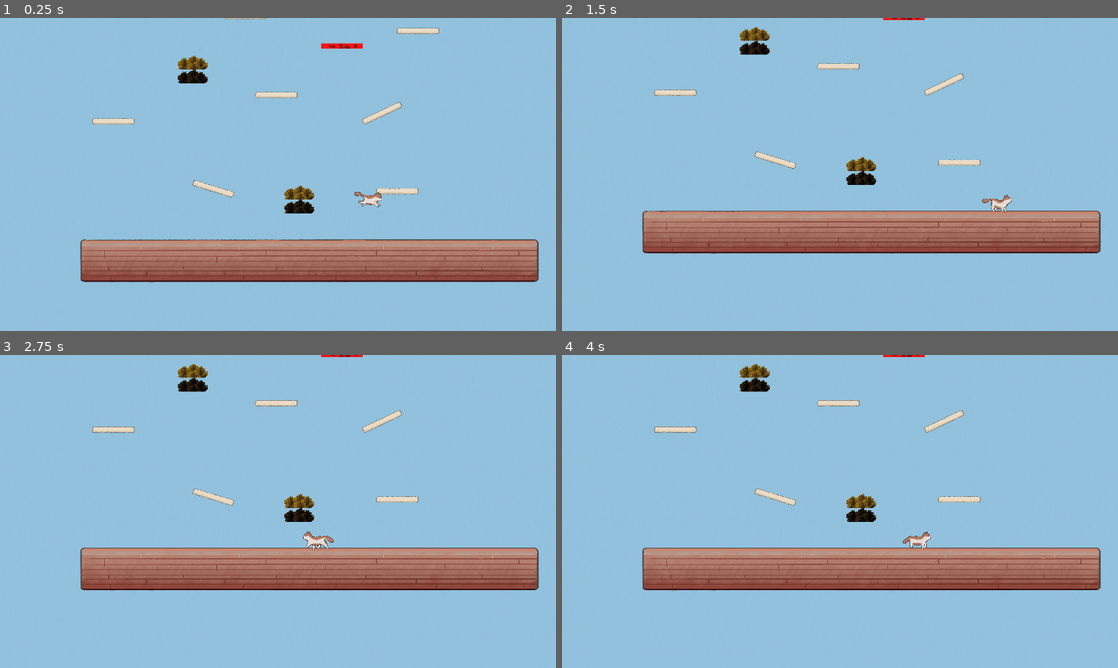
Above: before the commit, frames 1-4 (two rows, left to right).
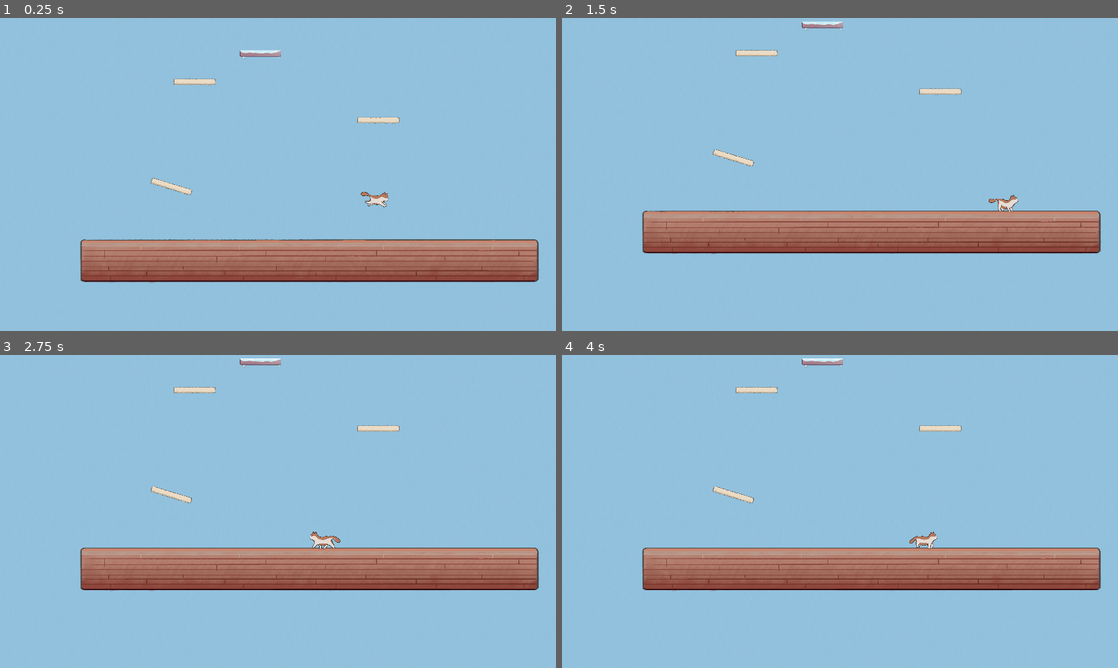
Above: after the commit, the same moments.

Repository: speedacm/Game-Dev-Catformer
Game: Godot game, scene res://Scenes/main.tscn
Two runs of this game, one before a commit and one after it. Both use one fixed random seed, a clock stepped at 60 frames per second and the inputs below.
Inputs (mouse positions are in pixels of both pictures, inside the frame that each line leads up to):
- Up to frame 1 (0.25 s): no input
- Up to frame 2 (1.5 s): move the mouse to (962, 158) at 0.52 s; hold Right (ui_right) 0.53-1.25 s; tap C (c) at 0.6 s; click (962, 158) at 0.67 s; drag from (728, 190) to (862, 171) at 1.27 s
- Up to frame 3 (2.75 s): move the mouse to (333, 442) at 2.02 s; hold Left (ui_left) from 2.03 s (still down); tap C (c) at 2.1 s
- Up to frame 4 (4 s): release Left (ui_left) at 2.75 s; drag from (812, 574) to (756, 376) at 2.77 s; move the mouse to (1006, 558) at 3.52 s; hold Right (ui_right) from 3.53 s (still down); tap C (c) at 3.6 s

The runs differ from the first frame. In frame 1, 2.4% of the frame differs, in the area x 16-79%, y 0-63%; in frame 2, 2.2%; in frame 3, 2.2%; in frame 4, 2.2%.

Commit message:
Hb static assets (#26)
* High/Low Friction Platforms

* Add scratchpad

* applied assets and made test level

---------

Co-authored-by: BigHBen <hdbenson17@gmail.com>

Diff:
--- a/Scenes/highfric.tscn
+++ b/Scenes/highfric.tscn
@@ -1,12 +1,12 @@
 [gd_scene load_steps=3 format=3 uid="uid://d4a8g3n7wphyr"]
 
 [ext_resource type="PackedScene" uid="uid://cxuchcpo4q2cs" path="res://Scenes/platform.tscn" id="1_cb41q"]
-[ext_resource type="Texture2D" uid="uid://n4a4imrsqemh" path="res://Asset_Pack/statics/No Slide Platform.png" id="2_uufml"]
+[ext_resource type="Texture2D" uid="uid://bw45y68d5vptb" path="res://Asset_Pack/statics/Game-Dev-Catformer - HF_Platform.png" id="2_1iebe"]
 
-[node name="platform" instance=ExtResource("1_cb41q")]
+[node name="highfricplat" instance=ExtResource("1_cb41q")]
 friction = 1.0
 
 [node name="Sprite2D" parent="." index="0"]
-position = Vector2(-2, 0)
-scale = Vector2(0.986207, 0.857143)
-texture = ExtResource("2_uufml")
+position = Vector2(0, 7)
+scale = Vector2(0.48, 0.499)
+texture = ExtResource("2_1iebe")
--- a/Scenes/lowfric.tscn
+++ b/Scenes/lowfric.tscn
@@ -1,12 +1,12 @@
 [gd_scene load_steps=3 format=3 uid="uid://bm31x1j2fs4a1"]
 
 [ext_resource type="PackedScene" uid="uid://cxuchcpo4q2cs" path="res://Scenes/platform.tscn" id="1_j25k8"]
-[ext_resource type="Texture2D" uid="uid://dbiryncnbg0h3" path="res://Asset_Pack/statics/Slide platform.png" id="2_3ienx"]
+[ext_resource type="Texture2D" uid="uid://byj1ke40125qo" path="res://Asset_Pack/statics/Game-Dev-Catformer - LF_Platform.png" id="2_3bes1"]
 
-[node name="platform" instance=ExtResource("1_j25k8")]
+[node name="lowfricplat" instance=ExtResource("1_j25k8")]
 friction = 0.0
 
 [node name="Sprite2D" parent="." index="0"]
-position = Vector2(-3.00002, 2)
-scale = Vector2(0.97931, 0.904762)
-texture = ExtResource("2_3ienx")
+position = Vector2(-1, 9)
+scale = Vector2(0.47, 0.435)
+texture = ExtResource("2_3bes1")
--- a/Scenes/map.tscn
+++ b/Scenes/map.tscn
@@ -10,52 +10,39 @@
 
 [node name="Level1" type="Node2D"]
 
-[node name="platform" parent="." instance=ExtResource("2_kcbli")]
-position = Vector2(545, 37)
-
 [node name="platform7" parent="." instance=ExtResource("2_kcbli")]
-position = Vector2(1523, -405)
-
-[node name="platform8" parent="." instance=ExtResource("2_kcbli")]
-position = Vector2(330, -507)
+position = Vector2(-20, -54)
 
 [node name="platform9" parent="." instance=ExtResource("2_kcbli")]
-position = Vector2(1138, -881)
+position = Vector2(1146, -987)
 
 [node name="platform10" parent="." instance=ExtResource("2_kcbli")]
-position = Vector2(43, -1213)
+position = Vector2(413, -1689)
 
 [node name="platform11" parent="." instance=ExtResource("2_kcbli")]
 position = Vector2(1131, -1613)
 
 [node name="platform12" parent="." instance=ExtResource("2_kcbli")]
-position = Vector2(107, -2293)
+position = Vector2(1119, -2312)
 
 [node name="platform13" parent="." instance=ExtResource("2_kcbli")]
-position = Vector2(1099, -2893)
+position = Vector2(-464, -3685)
 
 [node name="platform14" parent="." instance=ExtResource("2_kcbli")]
-position = Vector2(387, -3478)
+position = Vector2(248, -7146)
 
 [node name="platform15" parent="." instance=ExtResource("2_kcbli")]
-position = Vector2(1103, -4237)
+position = Vector2(553, -6115)
 
 [node name="platform16" parent="." instance=ExtResource("2_kcbli")]
-position = Vector2(-75, -4868)
-
-[node name="platform2" parent="." instance=ExtResource("2_kcbli")]
-position = Vector2(-581, 219)
-
-[node name="platform3" parent="." instance=ExtResource("2_kcbli")]
-position = Vector2(1275, 161)
-rotation = -0.443055
+position = Vector2(1157, -5396)
 
 [node name="platform4" parent="." instance=ExtResource("2_kcbli")]
-position = Vector2(109, 685)
+position = Vector2(-181, 669)
 rotation = 0.296481
 
 [node name="platform5" parent="." instance=ExtResource("2_kcbli")]
-position = Vector2(1380, 701)
+position = Vector2(1249, 211)
 
 [node name="platform6" parent="." instance=ExtResource("2_kcbli")]
 position = Vector2(793, 1076)
@@ -83,14 +70,14 @@
 position = Vector2(700, 1152)
 scale = Vector2(1.6, 1.6)
 
-[node name="platform17" parent="." instance=ExtResource("5_q510l")]
-position = Vector2(-360, -634)
-
 [node name="platform18" parent="." instance=ExtResource("6_hdb2k")]
-position = Vector2(997, -302)
+position = Vector2(-75, -4665)
 
 [node name="Scratch Pad" parent="." instance=ExtResource("7_mxtyo")]
-position = Vector2(699, 757)
+position = Vector2(425, -1314)
 
 [node name="Scratch Pad2" parent="." instance=ExtResource("7_mxtyo")]
-position = Vector2(-37, -141)
+position = Vector2(387, -3070)
+
+[node name="lowfricplat" parent="." instance=ExtResource("5_q510l")]
+position = Vector2(435, -253)
--- a/Scenes/scratch_pad.tscn
+++ b/Scenes/scratch_pad.tscn
@@ -1,20 +1,21 @@
 [gd_scene load_steps=4 format=3 uid="uid://h32gt51wlunb"]
 
 [ext_resource type="Script" path="res://scratch_pad.gd" id="1_8ippc"]
-[ext_resource type="Texture2D" uid="uid://tcg63v8dnkol" path="res://Asset_Pack/brush.png" id="2_5yck5"]
+[ext_resource type="Texture2D" uid="uid://brr40hyf3vsw4" path="res://Asset_Pack/statics/Game-Dev-Catformer - Scratchpad.png" id="2_3qvi1"]
 
 [sub_resource type="RectangleShape2D" id="RectangleShape2D_roi12"]
-size = Vector2(186, 188)
+size = Vector2(501, 637)
 
 [node name="Scratch Pad" type="Area2D"]
 script = ExtResource("1_8ippc")
 
 [node name="CollisionShape2D" type="CollisionShape2D" parent="."]
+position = Vector2(-5.5, 5.5)
 shape = SubResource("RectangleShape2D_roi12")
 
 [node name="Sprite2D" type="Sprite2D" parent="."]
 position = Vector2(1, 0)
-texture = ExtResource("2_5yck5")
+texture = ExtResource("2_3qvi1")
 
 [connection signal="body_entered" from="." to="." method="_on_body_entered"]
 [connection signal="body_exited" from="." to="." method="_on_body_exited"]
Binary file added: Asset_Pack/statics/Game-Dev-Catformer - HF_Platform.png
Binary file added: Asset_Pack/statics/Game-Dev-Catformer - LF_Platform.png
Binary file added: Asset_Pack/statics/Game-Dev-Catformer - LF_Platform_Tile.png
Binary file added: Asset_Pack/statics/Game-Dev-Catformer - Scratchpad.png
Not shown: 1 places in Scenes/platform.tscn that only renumber resources
